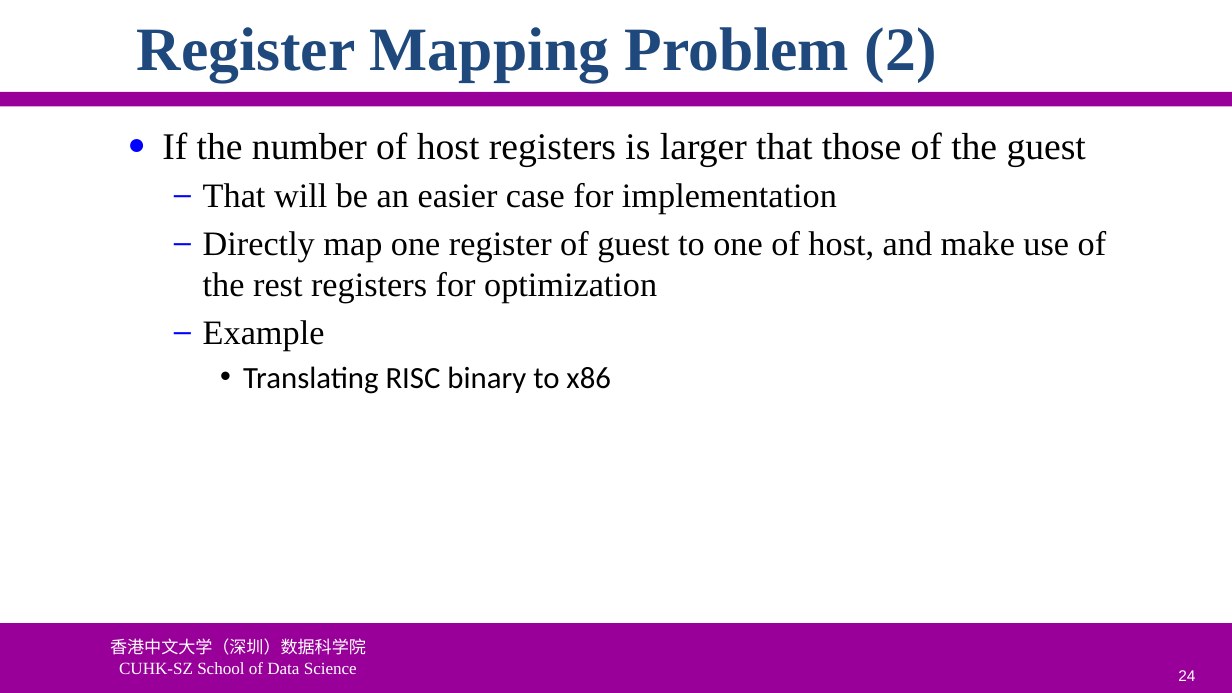
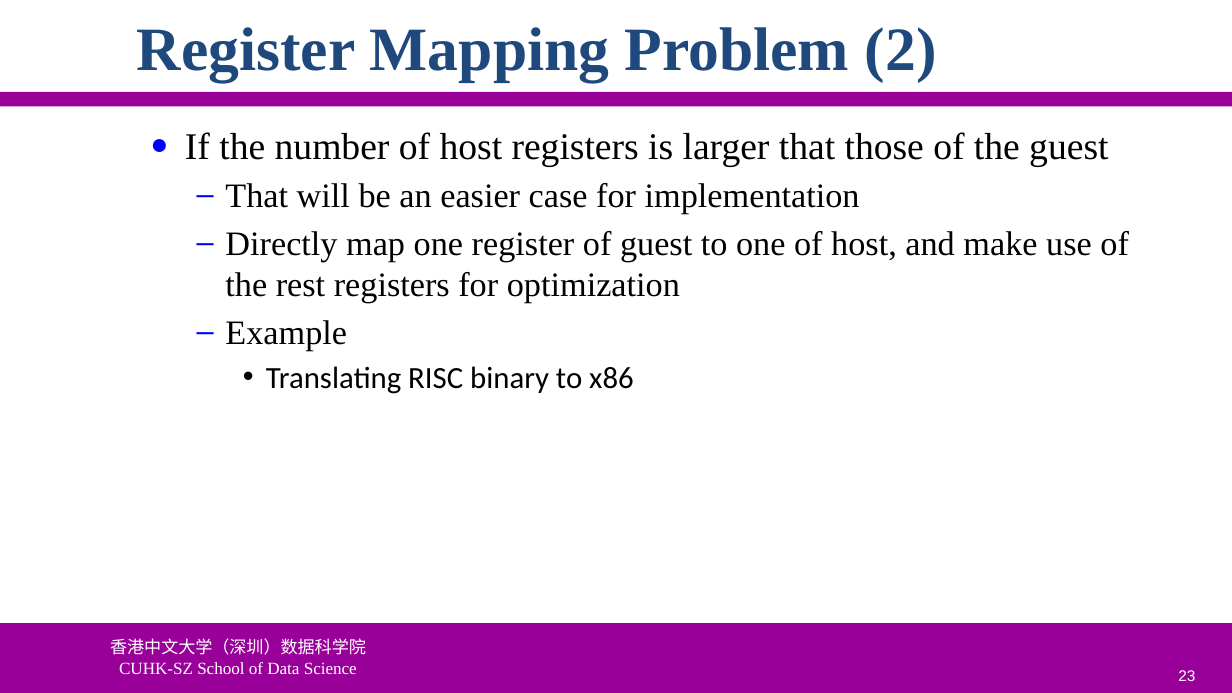
Before and after one commit to ychung1103/ychung1103.github.io, a slide deck: slide 23 of Slides/CSC6103/VT-02 System Virtualization.pptx (slide 24 before the commit). Drawn at 1232x693 pixels with LibreOffice and Linux fonts; fonts in the diff are those of the drawing; background and template pictures are left out. Boxes give left, top, right and bottom in pixels: in the first picture for what was removed or moved away, otherwise in the second. Text is boxed around its words. In the diff, an @@ line names an element or a change of style, - is before the commit and + after.

```diff
--- a/Slides/CSC6103/VT-02 System Virtualization.pptx
+++ b/Slides/CSC6103/VT-02 System Virtualization.pptx
@@ text "If the number of host ...": place and size @@
-text "If the number of host ..." at bbox=[162, 132, 1107, 394]
+text "If the number of host ..." at bbox=[185, 132, 1129, 394]
@@ page number at bbox=[1178, 670, 1195, 681]: text changed @@
-24
+23
```
Also in this commit, not shown: 9 other slides changed, 1 slide removed.
